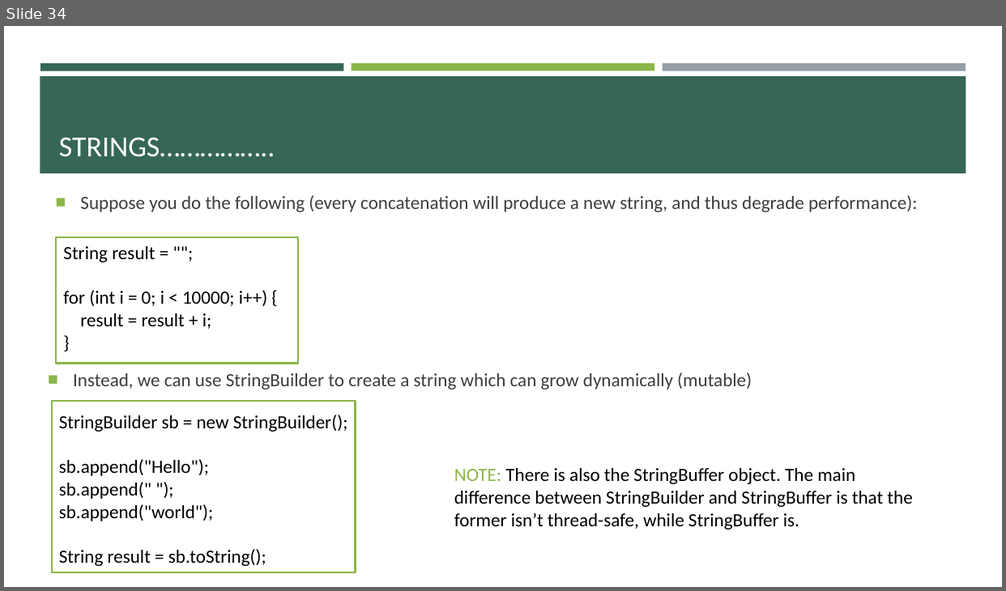
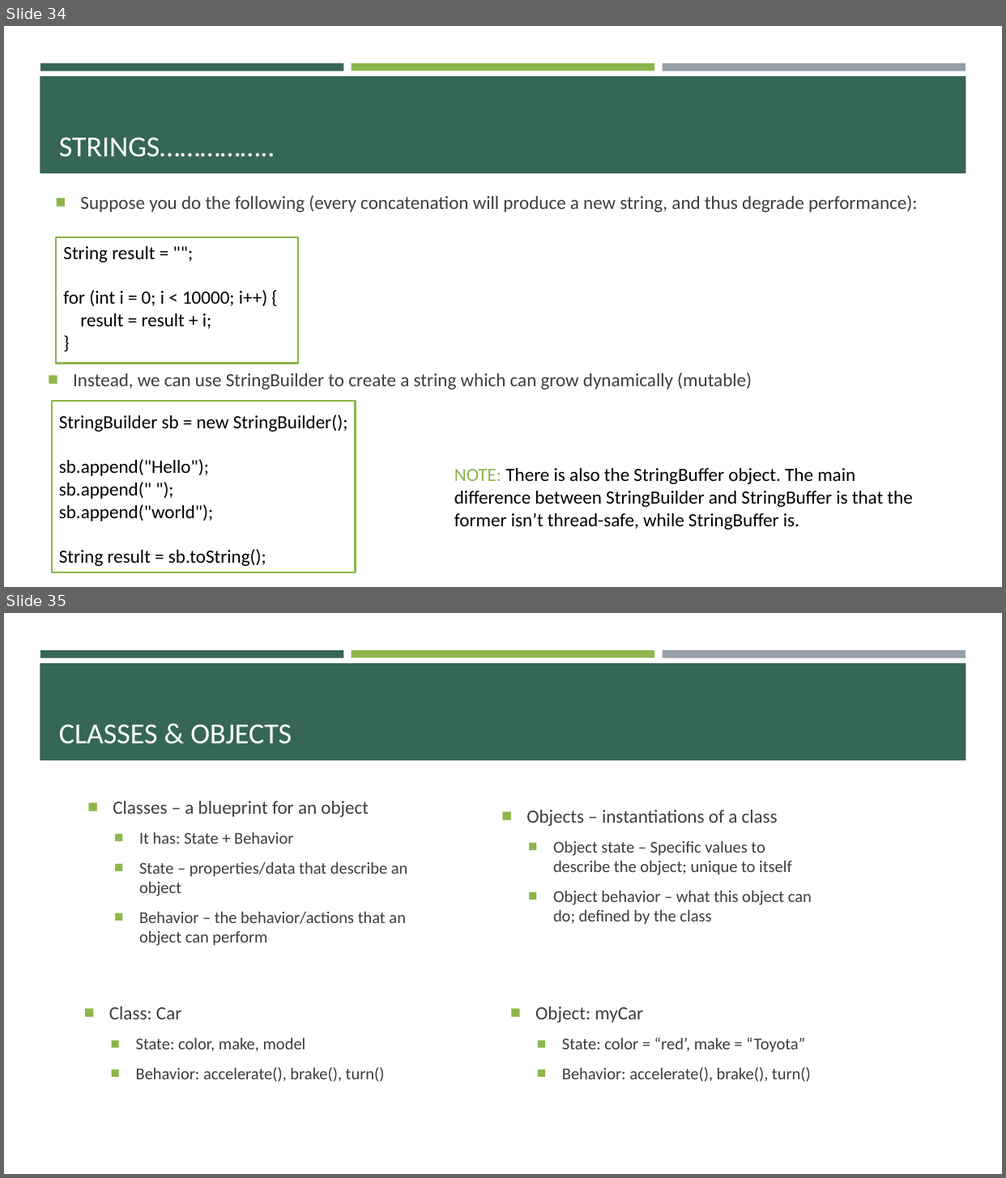
Before and after one commit to e-m-wilson/java-fs, a slide deck: Week_2/Core_Java.pptx. Shown one above the other, each under a label of ours: slide 34 before the commit, slides 34 and 35 after it. The pictures are 1006x591 and 1006x1178 pixels, drawn with LibreOffice and Linux fonts; fonts in the diff are those of the drawing. Boxes give left, top, right and bottom in pixels: in the first picture for what was removed or moved away, otherwise in the second. Text is boxed around its words. In the diff, an @@ line names an element or a change of style, - is before the commit and + after.

```diff
--- a/Week_2/Core_Java.pptx
+++ b/Week_2/Core_Java.pptx
@@ slide 35 added at (4,613,1002,1174), background #FFFFFF; not listed: 4 template elements that a slide beside it also shows @@
@@ title added at (59,724,292,744), 28 pt, text #FFFFFF @@
+CLASSES & OBJECTS
@@ text added at (113,801,408,946), 16 pt, text #3D3D3D @@
+■ Classes – a blueprint for an object
+  ■ It has: State + Behavior
+  ■ State – properties/data that describe an object
+  ■ Behavior – the behavior/actions that an object can perform
@@ text added at (526,810,812,925), 16 pt, text #3D3D3D @@
+■ Objects – instantiations of a class
+  ■ Object state – Specific values to describe the object; unique to itself
+  ■ Object behavior – what this object can do; defined by the class
@@ text added at (109,1007,385,1082), 16 pt, text #3D3D3D @@
+■ Class: Car
+  ■ State: color, make, model
+  ■ Behavior: accelerate(), brake(), turn()
@@ text added at (535,1007,811,1082), 16 pt, text #3D3D3D @@
+■ Object: myCar
+  ■ State: color = “red’, make = “Toyota”
+  ■ Behavior: accelerate(), brake(), turn()
```
Also in this commit, not shown: 12 other slides added, 6 other files.
